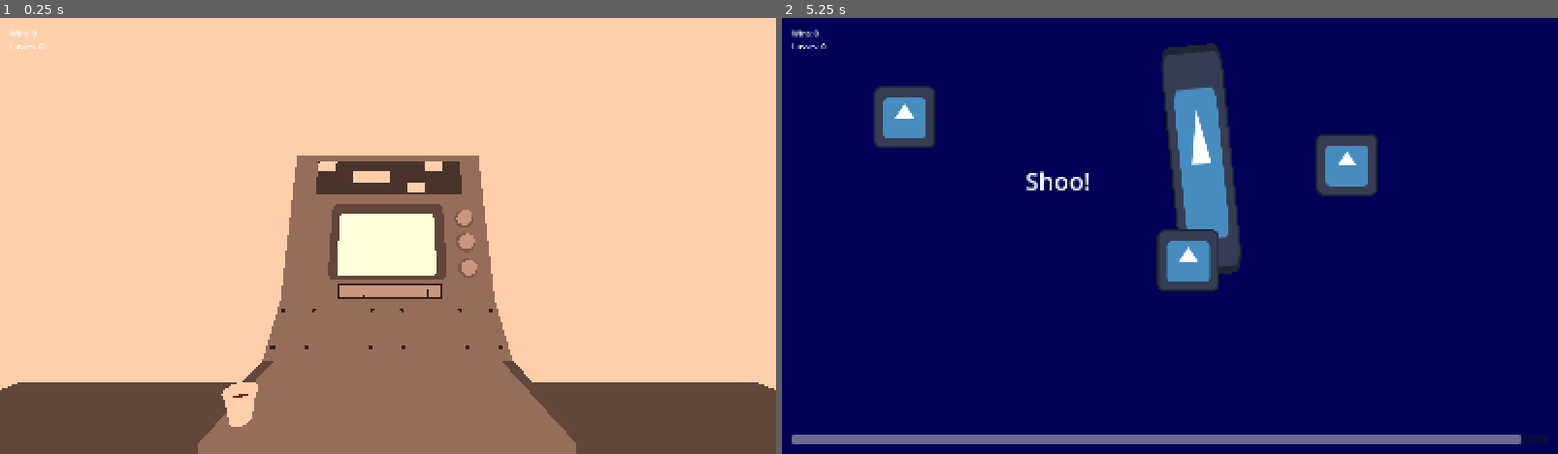
Above: before the commit, frames 1-2 (left to right).
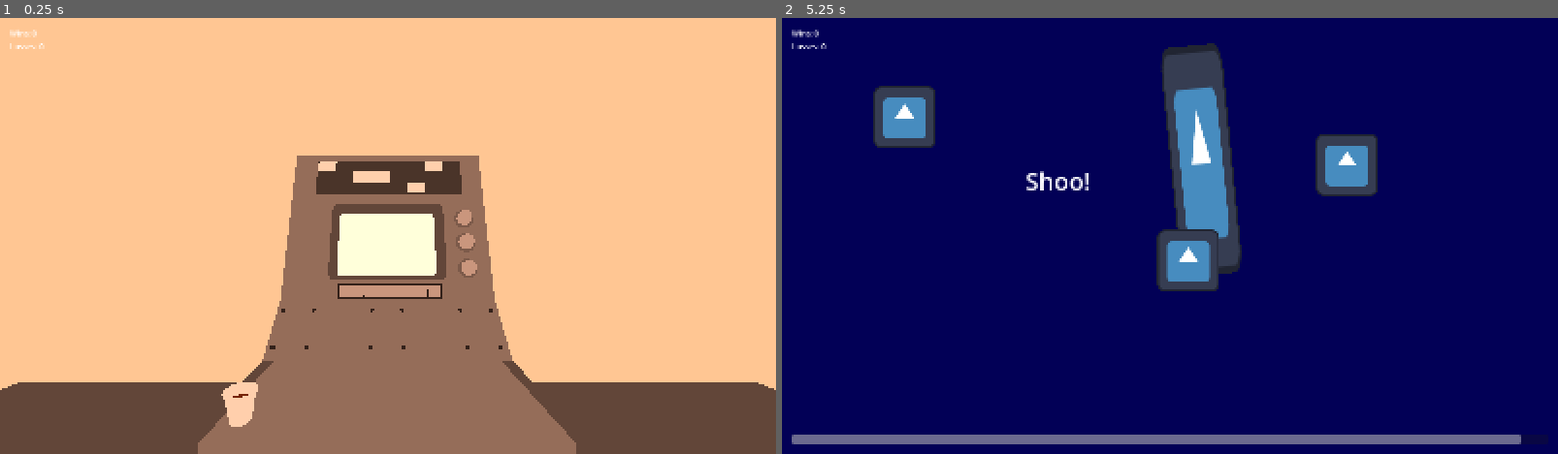
Above: after the commit, the same moments.

Repository: kvognar/gmtk-jam-2026
Game: Godot game, scene res://workstation.tscn
The game is run twice, just before and just after one commit, with the same random seed, the same clock (stepped at 60 frames per second) and the same inputs. The engine's default icon, where the game draws it, is replaced by a stand-in: a white triangle on a blue panel in a dark square.
Inputs (mouse positions are in pixels of both pictures, inside the frame that each line leads up to):
- Up to frame 1 (0.25 s): no input
- Up to frame 2 (5.25 s): tap Enter at 0.5, 2, 3.5 s; move the mouse to (1340, 214) at 0.52 s; press the mouse at (1340, 214) at 0.53 s; hold D (right) 0.53-1.28 s; tap Space at 1.25, 2.75, 4.25 s; move the mouse to (1014, 257) at 1.27 s; release the mouse at (1014, 257) at 1.28 s; hold A (left) 1.28-2.03 s; click (1014, 257) at 1.35 s; move the mouse to (1247, 140) at 2.02 s; press the mouse at (1247, 140) at 2.03 s; hold D (right) 2.03-3.53 s; move the mouse to (1131, 323) at 2.77 s; release the mouse at (1131, 323) at 2.78 s; click (1131, 323) at 2.85 s; move the mouse to (1402, 301) at 3.52 s; press the mouse at (1402, 301) at 3.53 s; hold A (left) from 3.53 s (still down); move the mouse to (937, 170) at 4.27 s; release the mouse at (937, 170) at 4.28 s; click (937, 170) at 4.35 s; move the mouse to (1208, 236) at 5.02 s; press the mouse at (1208, 236) at 5.03 s

The runs differ from the first frame. In frame 1, 69% of the frame differs, in the area x 0-100%, y 0-86%; in frame 2, nothing differs.

Commit message:
adds new prop assets, as well as 3d assets for counter

Diff:
--- /dev/null
+++ b/assets/3D/props/binder.tscn
@@ -0,0 +1,9 @@
+[gd_scene format=3 uid="uid://blrf3onqr0ncf"]
+
+[ext_resource type="PackedScene" uid="uid://do66tgbsqqnom" path="res://assets/3D/glbs/binder.glb" id="1_25jet"]
+[ext_resource type="Material" uid="uid://cbx8qnw433ofm" path="res://assets/materials/countdown.tres" id="2_wxk82"]
+
+[node name="binder" unique_id=479138083 instance=ExtResource("1_25jet")]
+
+[node name="binder" parent="." index="0" unique_id=244381919]
+material_override = ExtResource("2_wxk82")
--- /dev/null
+++ b/assets/3D/props/counter.tscn
@@ -0,0 +1,40 @@
+[gd_scene format=3 uid="uid://cra17twuq7bv5"]
+
+[ext_resource type="PackedScene" uid="uid://v1v065i6hnyv" path="res://assets/3D/glbs/frame.glb" id="1_bde78"]
+[ext_resource type="Script" uid="uid://byfsg6s55s1r4" path="res://scripts/counter.gd" id="1_d4vro"]
+[ext_resource type="Material" uid="uid://cbx8qnw433ofm" path="res://assets/materials/countdown.tres" id="3_rw3mh"]
+[ext_resource type="PackedScene" uid="uid://ggaq7b5un0sp" path="res://assets/3D/props/numberwheel.tscn" id="3_u00kj"]
+
+[node name="counter" type="Node3D" unique_id=457422934]
+script = ExtResource("1_d4vro")
+initial_value = 20
+spin_to_on_start = 10
+start_spin_delay = 0.1
+
+[node name="frame" parent="." unique_id=60497206 instance=ExtResource("1_bde78")]
+
+[node name="numberframe" parent="frame" index="0" unique_id=982681674]
+material_override = ExtResource("3_rw3mh")
+
+[node name="Camera3D" type="Camera3D" parent="." unique_id=1086855791]
+transform = Transform3D(1, 0, 0, 0, 1, 0, 0, 0, 1, 0, 0, 0.24905123)
+
+[node name="OmniLight3D" type="OmniLight3D" parent="Camera3D" unique_id=1715752298]
+
+[node name="thousands" parent="." unique_id=595440184 instance=ExtResource("3_u00kj")]
+unique_name_in_owner = true
+transform = Transform3D(1, 0, 0, 0, 1, 0, 0, 0, 1, -0.1210681, 0, -0.13063647)
+
+[node name="hundreds" parent="." unique_id=468394586 instance=ExtResource("3_u00kj")]
+unique_name_in_owner = true
+transform = Transform3D(1, 0, 0, 0, 1, 0, 0, 0, 1, -0.039602607, 0, -0.13063647)
+
+[node name="tens" parent="." unique_id=987898696 instance=ExtResource("3_u00kj")]
+unique_name_in_owner = true
+transform = Transform3D(1, 0, 0, 0, 1, 0, 0, 0, 1, 0.041528024, 0, -0.13063647)
+
+[node name="ones" parent="." unique_id=367394693 instance=ExtResource("3_u00kj")]
+unique_name_in_owner = true
+transform = Transform3D(1, 0, 0, 0, 1, 0, 0, 0, 1, 0.12199392, 0, -0.131)
+
+[editable path="frame"]
--- a/assets/3D/props/door.tscn
+++ b/assets/3D/props/door.tscn
@@ -5,5 +5,5 @@
 
 [node name="door" unique_id=297827739 instance=ExtResource("1_fgbck")]
 
-[node name="Cylinder" parent="." index="0" unique_id=654454335]
+[node name="door" parent="." index="0" unique_id=1224328297]
 material_override = ExtResource("2_o78gj")
--- /dev/null
+++ b/assets/3D/props/numberwheel.tscn
@@ -0,0 +1,16 @@
+[gd_scene format=3 uid="uid://ggaq7b5un0sp"]
+
+[ext_resource type="PackedScene" uid="uid://dftb2oxbhsai3" path="res://assets/3D/glbs/numberwheel.glb" id="1_hqnhj"]
+[ext_resource type="Script" uid="uid://3iqpd1eubva4" path="res://scripts/numberwheel.gd" id="2_h4314"]
+[ext_resource type="Material" uid="uid://djy4dulbdd200" path="res://assets/materials/numbers.tres" id="2_ki170"]
+[ext_resource type="AudioStream" uid="uid://icrepao8b082" path="res://assets/audio/tick.ogg" id="3_h4314"]
+
+[node name="numberwheel" unique_id=595440184 instance=ExtResource("1_hqnhj")]
+script = ExtResource("2_h4314")
+
+[node name="numberwheel" parent="." index="0" unique_id=1803900776]
+transform = Transform3D(1, 0, 0, 0, -0.33143926, 0.9434765, 0, -0.9434765, -0.33143926, 0, 0, 0)
+material_override = ExtResource("2_ki170")
+
+[node name="tick" type="AudioStreamPlayer3D" parent="." index="2" unique_id=492703869]
+stream = ExtResource("3_h4314")
--- /dev/null
+++ b/assets/3D/props/paper.tscn
@@ -0,0 +1,9 @@
+[gd_scene format=3 uid="uid://xc2581fpplo6"]
+
+[ext_resource type="PackedScene" uid="uid://c1w7wrif8lad2" path="res://assets/3D/glbs/paper.glb" id="1_mvd8u"]
+[ext_resource type="Material" uid="uid://cbx8qnw433ofm" path="res://assets/materials/countdown.tres" id="2_rx64s"]
+
+[node name="paper" unique_id=1377978053 instance=ExtResource("1_mvd8u")]
+
+[node name="loose_paper" parent="." index="0" unique_id=1124435230]
+material_override = ExtResource("2_rx64s")
Binary file added: assets/3D/glbs/binder.glb
Not shown, added: assets/3D/glbs/binder.glb.import
Binary file changed: assets/3D/glbs/door.glb
Binary file added: assets/3D/glbs/frame.glb
Not shown, added: assets/3D/glbs/frame.glb.import
Binary file added: assets/3D/glbs/numberwheel.glb
Not shown, added: assets/3D/glbs/numberwheel.glb.import
Binary file added: assets/3D/glbs/paper.glb
Not shown, added: assets/3D/glbs/paper.glb.import
Binary file changed: assets/3D/glbs/room.glb
